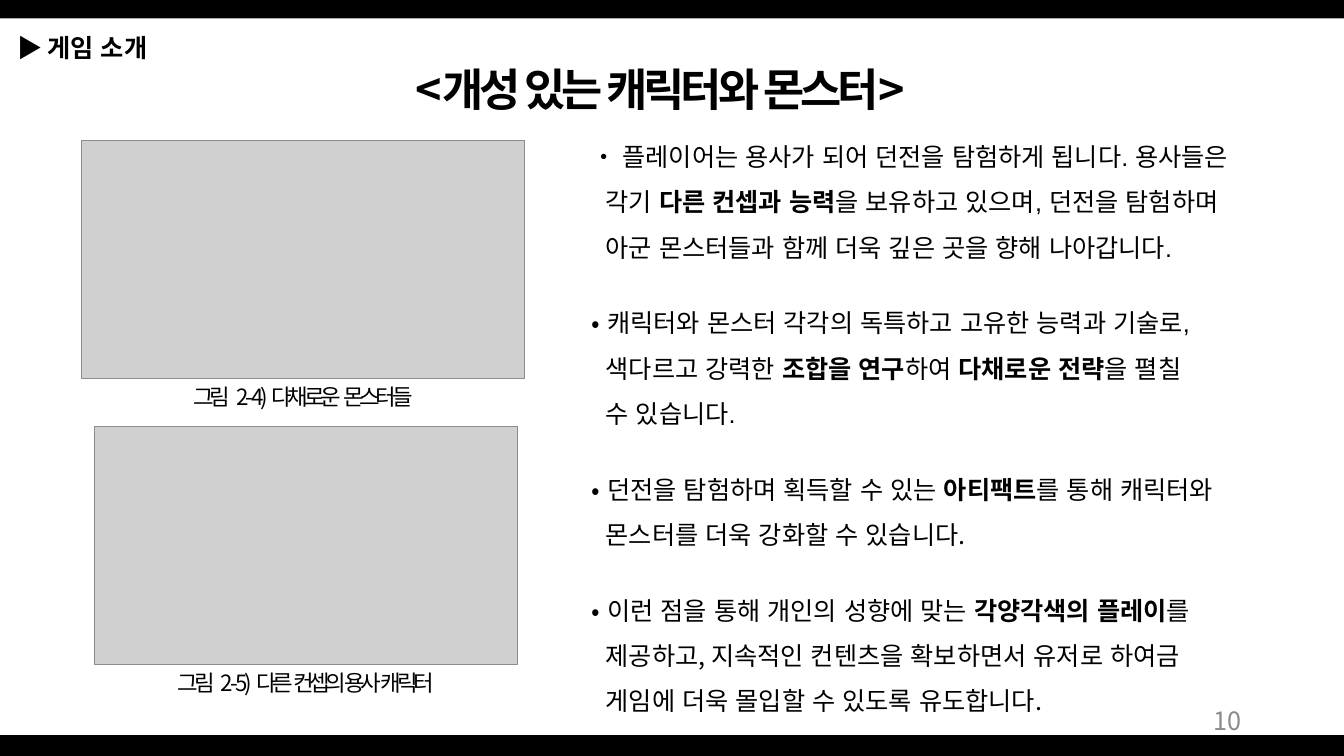
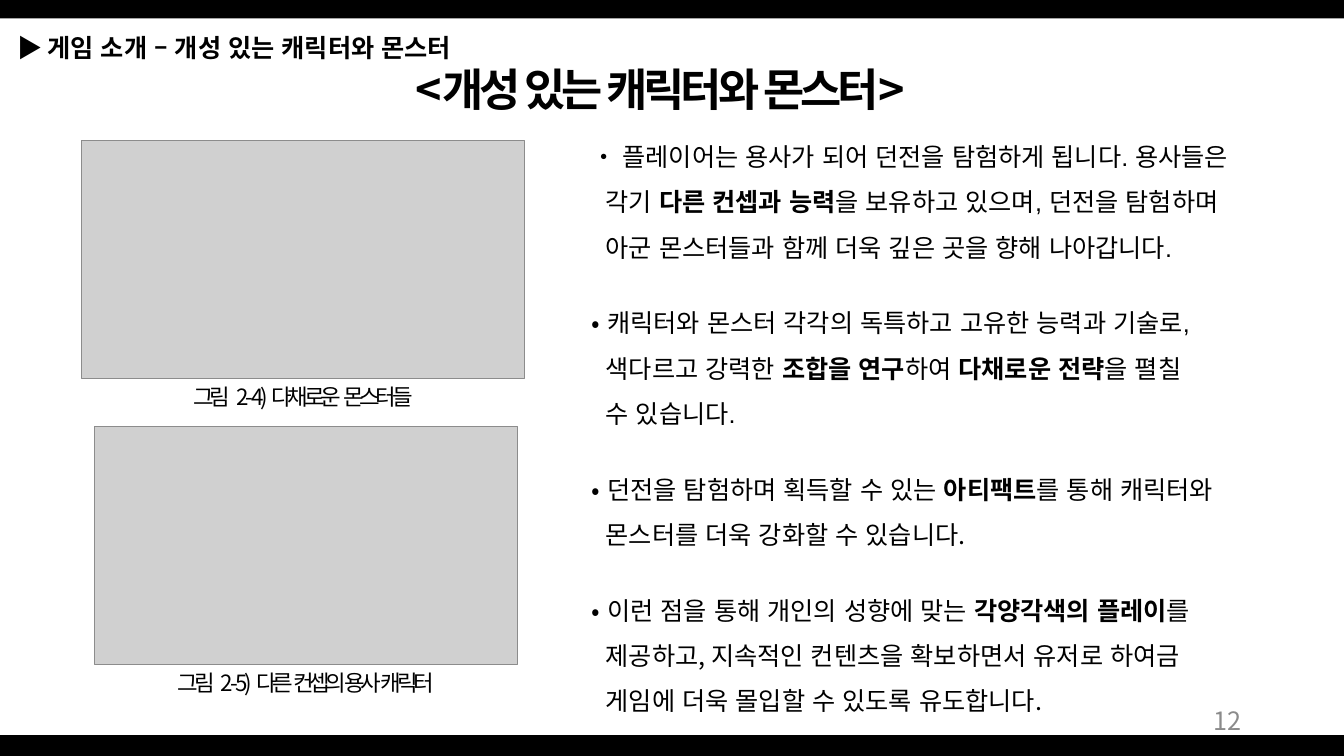
Before and after one commit to Bumizi/GameDesign, a slide deck: slide 12 of 2018 동계방학 기획자 특훈/Dungeon Tamer_190107.pptx (slide 10 before the commit). Drawn at 1344x756 pixels with LibreOffice and Linux fonts; fonts in the diff are those of the drawing; grey boxes stand for pictures. Boxes give left, top, right and bottom in pixels: in the first picture for what was removed or moved away, otherwise in the second. Text is boxed around its words. In the diff, an @@ line names an element or a change of style, - is before the commit and + after.

```diff
--- a/2018 동계방학 기획자 특훈/Dungeon Tamer_190107.pptx
+++ b/2018 동계방학 기획자 특훈/Dungeon Tamer_190107.pptx
@@ text at (x1=47, y1=36, x2=451, y2=60): text changed @@
-▶ 게임 소개
+▶ 게임 소개 – 개성 있는 캐릭터와 몬스터
@@ page number at (x1=1213, y1=711, x2=1241, y2=737): text changed @@
-10
+12
```
Also in this commit, not shown: 11 other slides changed, 11 slides added.
